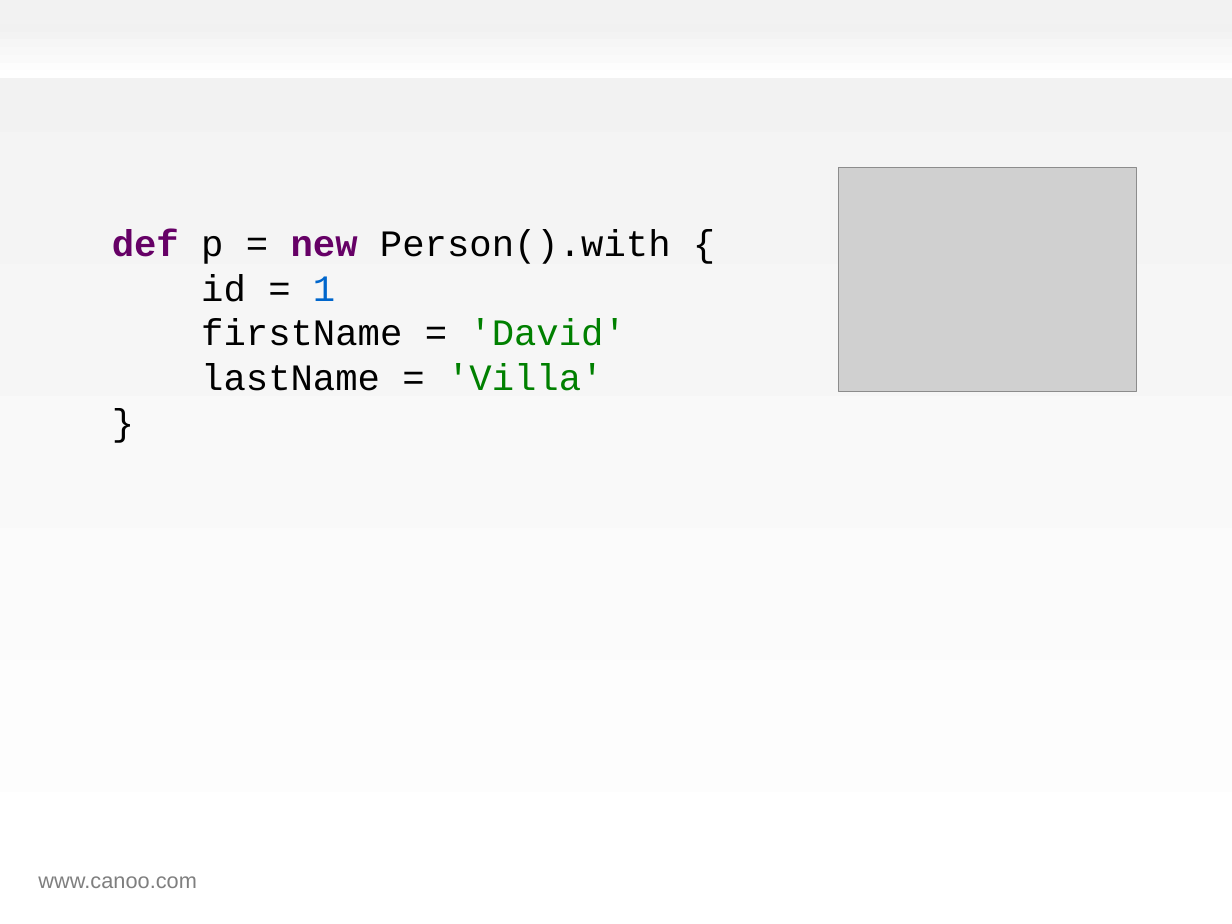
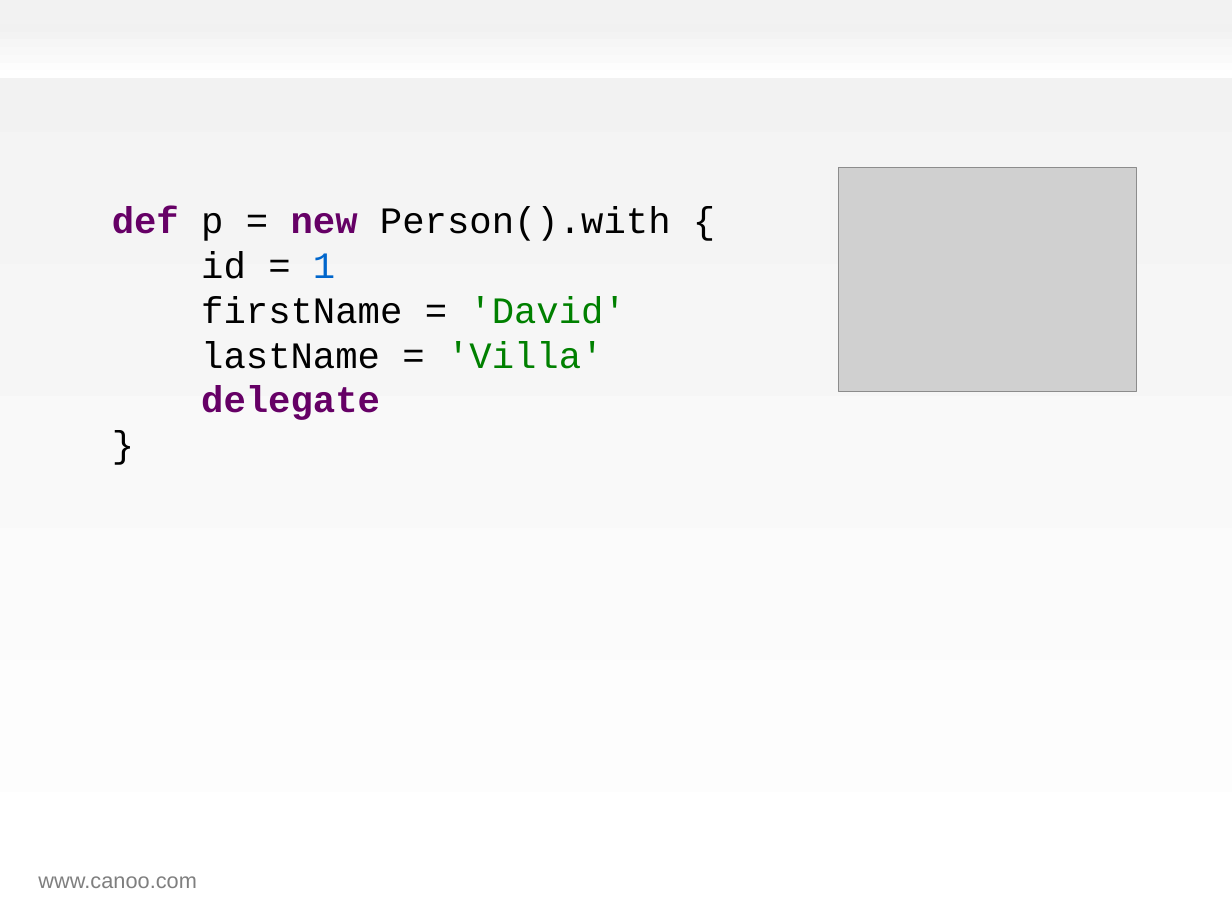
Before and after one commit to HamletDRC/presentations, a slide deck: slide 12 of effectivegroovy/effectivegroovy_gr82011.odp. Drawn at 1232x924 pixels with LibreOffice and Linux fonts; fonts in the diff are those of the drawing; grey boxes stand for pictures; background and template pictures are left out. Boxes give left, top, right and bottom in pixels: in the first picture for what was removed or moved away, otherwise in the second. Text is boxed around its words. In the diff, an @@ line names an element or a change of style, - is before the commit and + after.

```diff
--- a/effectivegroovy/effectivegroovy_gr82011.odp
+++ b/effectivegroovy/effectivegroovy_gr82011.odp
@@ subtitle at <box>112,207,671,420</box>: text changed @@
-def p = new Person().with {
-id = 1
-firstName = 'David'
-lastName = 'Villa'
-}
+def p = new Person().with {
+id = 1
+firstName = 'David'
+lastName = 'Villa'
+delegate
+}
```
Also in this commit, not shown: 12 other slides changed, 4 other files.
